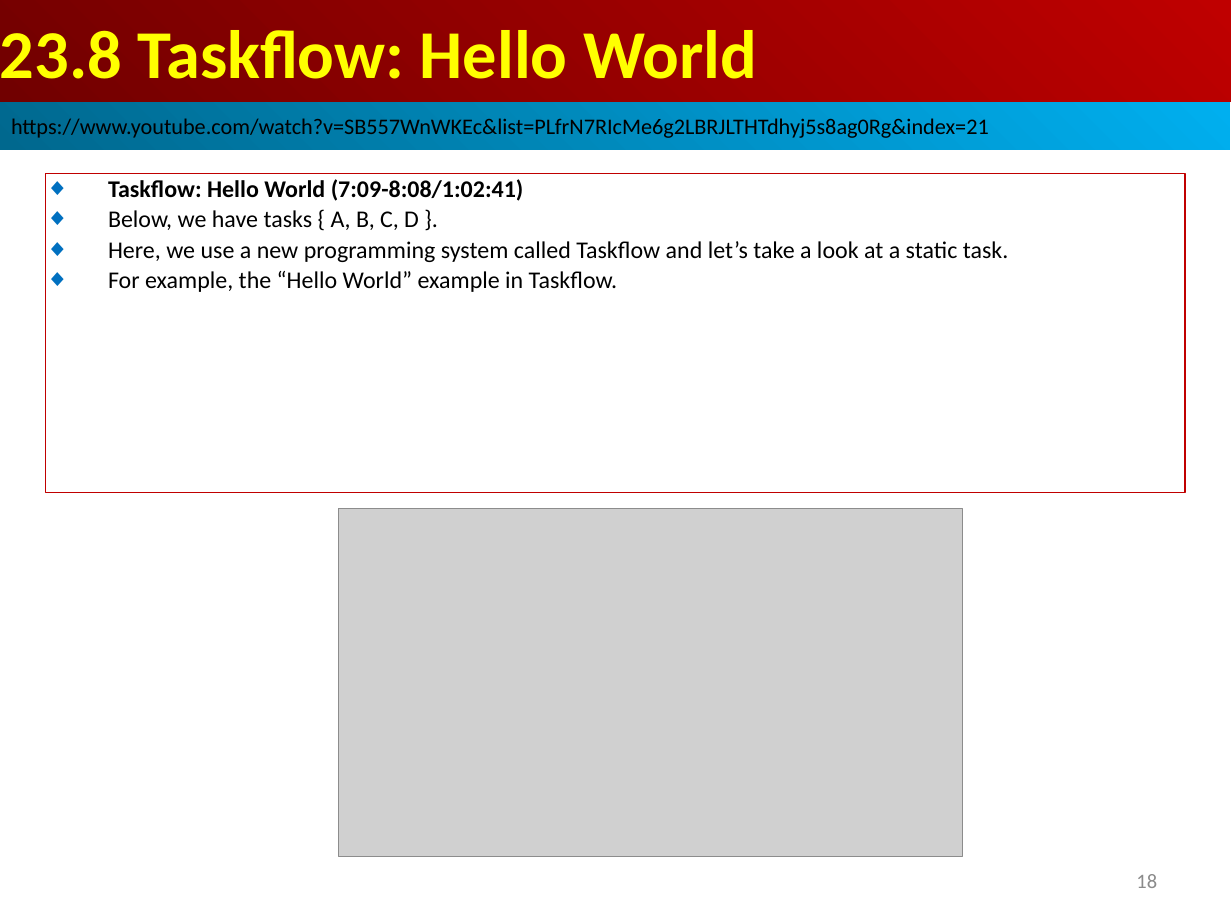
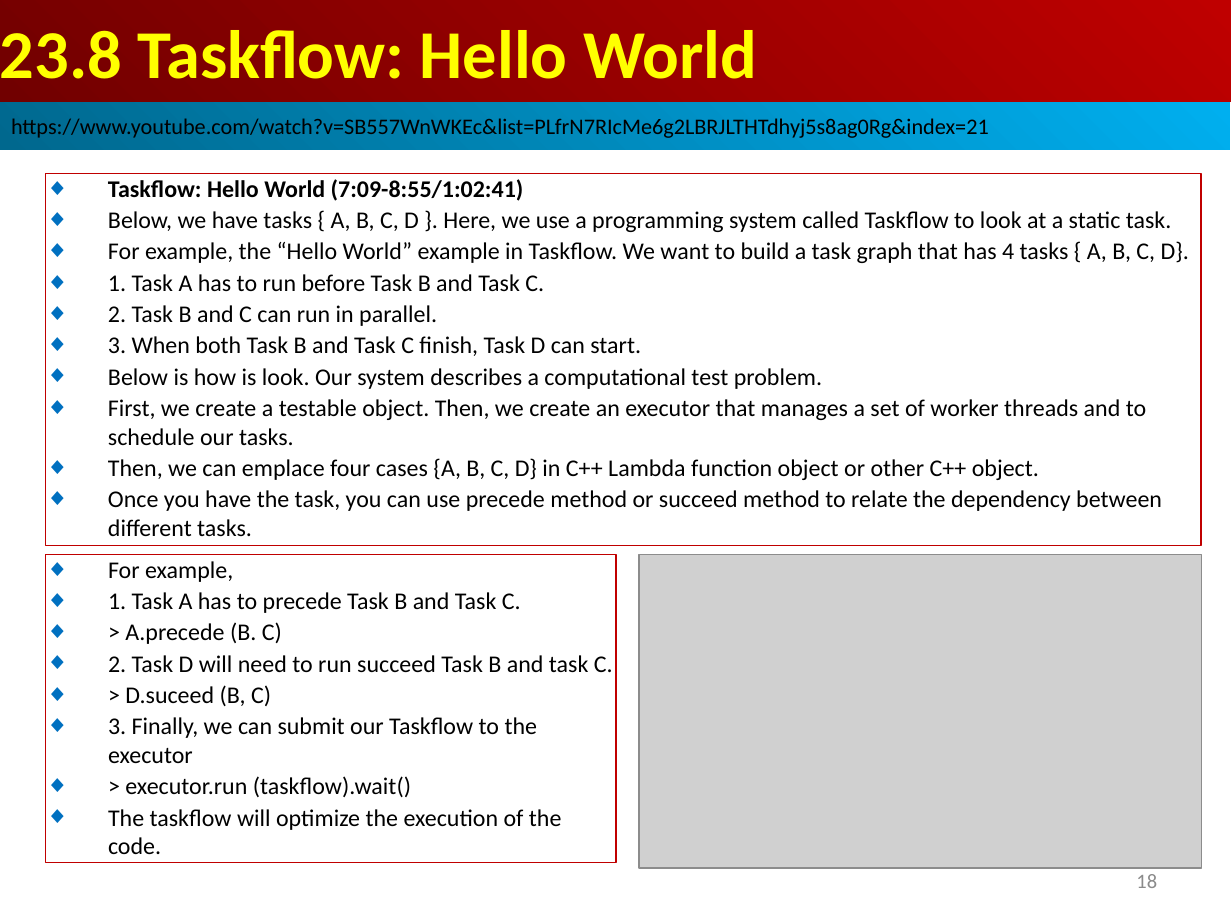
Before and after one commit to peterhchen/AIU_CS800_Chisel, a slide deck: slide 18 of 500_UCSC_HWD/023_Taskflow/000_Video/023.Taskflow.ppt. Drawn at 1232x924 pixels with LibreOffice and Linux fonts; fonts in the diff are those of the drawing; grey boxes stand for pictures. Boxes give left, top, right and bottom in pixels: in the first picture for what was removed or moved away, otherwise in the second. Text is boxed around its words. In the diff, an @@ line names an element or a change of style, - is before the commit and + after.

```diff
--- a/500_UCSC_HWD/023_Taskflow/000_Video/023.Taskflow.ppt
+++ b/500_UCSC_HWD/023_Taskflow/000_Video/023.Taskflow.ppt
@@ rectangle "Taskflow: Hello World (7:09-8:55/1:02:41)": place and size @@
-rectangle "Taskflow: Hello World (7:09-8:55/1:02:41)" at [46,174,1185,493]
+rectangle "Taskflow: Hello World (7:09-8:55/1:02:41)" at [46,174,1201,546]
@@ text in rectangle at [108,179,1189,536]: text changed @@
-◆ Taskflow: Hello World (7:09-8:08/1:02:41)
-◆ Below, we have tasks { A, B, C, D }.
-◆ Here, we use a new programming system called Taskflow and let’s take a look at a static task.
-◆ For example, the “Hello World” example in Taskflow.
+◆ Taskflow: Hello World (7:09-8:55/1:02:41)
+◆ Below, we have tasks { A, B, C, D }. Here, we use a programming system called Taskflow to look at a static task.
+◆ For example, the “Hello World” example in Taskflow. We want to build a task graph that has 4 tasks { A, B, C, D}.
+◆ 1. Task A has to run before Task B and Task C.
+◆ 2. Task B and C can run in parallel.
+◆ 3. When both Task B and Task C finish, Task D can start.
+◆ Below is how is look. Our system describes a computational test problem.
+◆ First, we create a testable object. Then, we create an executor that manages a set of worker threads and to schedule our tasks.
+◆ Then, we can emplace four cases {A, B, C, D} in C++ Lambda function object or other C++ object.
+◆ Once you have the task, you can use precede method or succeed method to relate the dependency between different tasks.
@@ rectangle added at [46,554,616,862], outline #C00000 0.74 pt, 14 pt, text #000000 @@
+◆ For example,
+◆ 1. Task A has to precede Task B and Task C.
+◆ > A.precede (B. C)
+◆ 2. Task D will need to run succeed Task B and task C.
+◆ > D.suceed (B, C)
+◆ 3. Finally, we can submit our Taskflow to the executor
+◆ > executor.run (taskflow).wait()
+◆ The taskflow will optimize the execution of the code.
@@ picture: place and size @@
-picture at [339,509,962,856]
+picture at [639,554,1201,869]
```
Also in this commit, not shown: 2 slides added.
